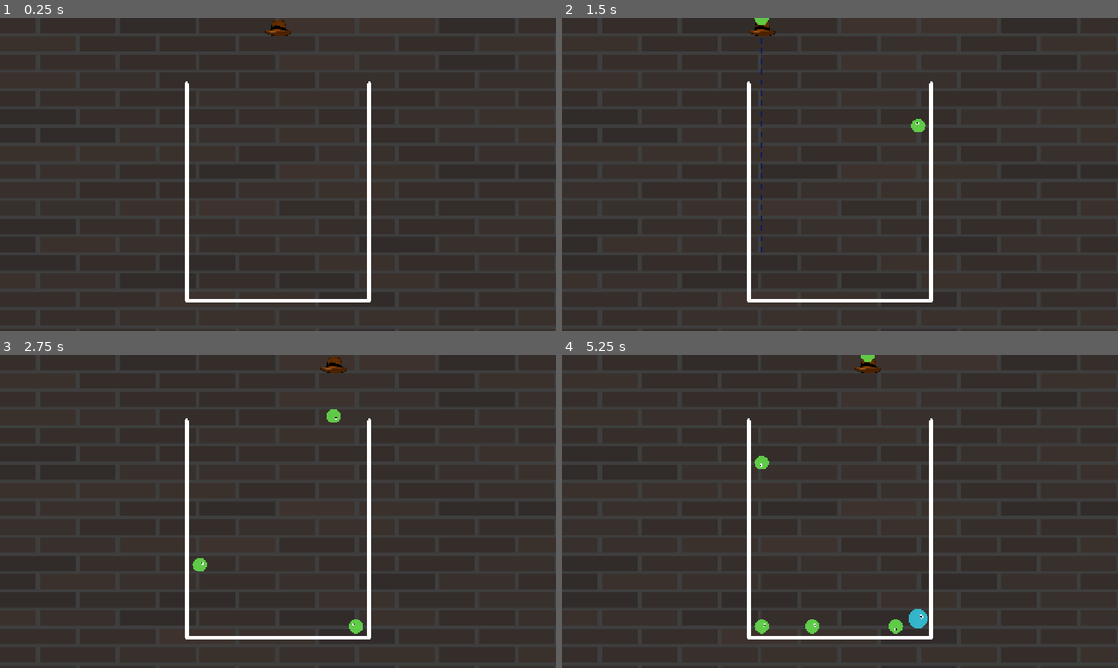
Above: before the commit, frames 1-4 (two rows, left to right).
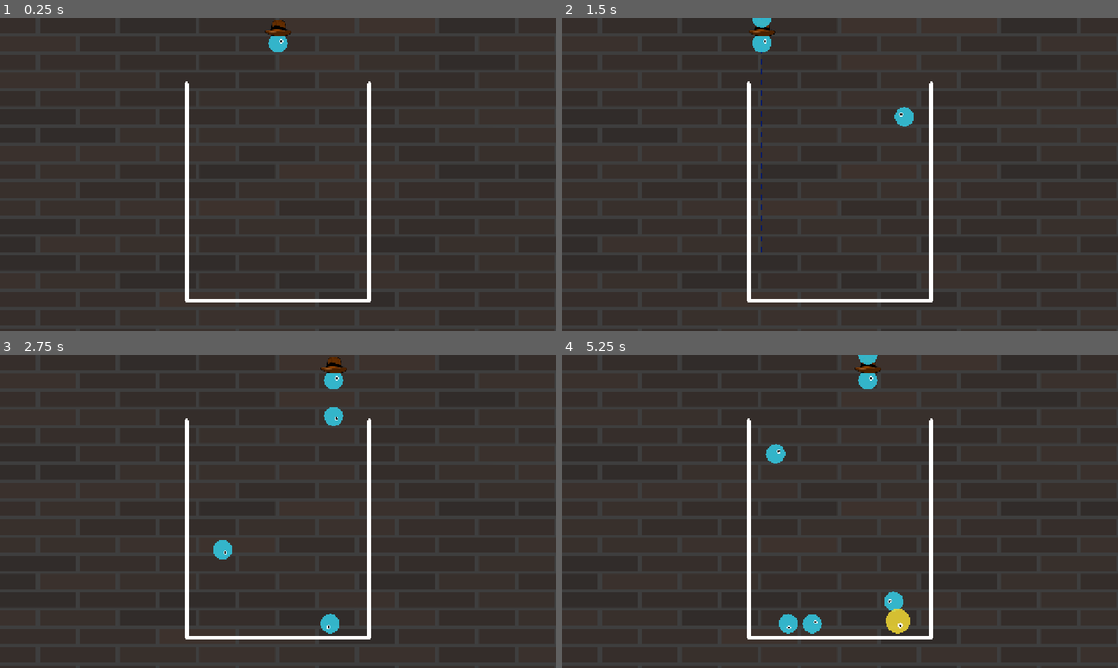
Above: after the commit, the same moments.

Repository: broli/oozecrawler
Game: Godot game, scene res://scenes/Core/main.tscn
The game is run twice, just before and just after one commit, with the same random seed, the same clock (stepped at 60 frames per second) and the same inputs. The project has no main scene, so this scene is started directly.
Inputs (mouse positions are in pixels of both pictures, inside the frame that each line leads up to):
- Up to frame 1 (0.25 s): no input
- Up to frame 2 (1.5 s): tap Enter at 0.5 s; move the mouse to (962, 158) at 0.52 s; click (962, 158) at 0.67 s; move the mouse to (728, 190) at 1.27 s; click (728, 190) at 1.42 s
- Up to frame 3 (2.75 s): move the mouse to (333, 442) at 2.02 s; click (333, 442) at 2.17 s
- Up to frame 4 (5.25 s): move the mouse to (812, 574) at 2.77 s; click (812, 574) at 2.92 s; move the mouse to (1006, 558) at 3.52 s; click (1006, 558) at 3.67 s; move the mouse to (673, 464) at 4.27 s; click (673, 464) at 4.42 s; move the mouse to (867, 511) at 5.02 s; click (867, 511) at 5.17 s

The runs differ from the first frame. In frame 1, 0.1% of the frame differs, in the area x 48-52%, y 5-11%; in frame 2, 0.5%; in frame 3, 0.8%; in frame 4, 1.5%, in the area x 34-66%, y 0-90%.
Error before the commit: Invalid call. Nonexistent function 'set_current_slime_tier' in base 'Node2D (dropper.gd)'. (res://scripts/core/main.gd:38)

Commit message:
feat(dropper): add shared slime visual preview and drop signaling

Diff:
--- a/scripts/Slimes/slime.gd
+++ b/scripts/Slimes/slime.gd
@@ -35,14 +35,25 @@
 	11: {"radius": 130.0, "color": Color(1.0, 0.84, 0.0, 0.9), "score": 10240, "mass": 32.0},
 }
 
+# Static drawing helper callable from outside. not instance related, but class static
+static func draw_visual(canvas: CanvasItem, center: Vector2, target_tier: int) -> void:
+	if not TIER_DATA.has(target_tier):
+		return
+
+	var data: Dictionary = TIER_DATA[target_tier]
+	var radius: float = data["radius"]
+	var color: Color = data["color"]
+
+	# Draw body centered on param vector, with tier data
+	canvas.draw_circle(center, radius, color)
+
+	# Draw eye / details
+	var eye_offset := center + Vector2(radius * 0.35, -radius * 0.2)
+	canvas.draw_circle(eye_offset, radius * 0.2, Color(1, 1, 1, 0.9))
+	canvas.draw_circle(eye_offset, radius * 0.1, Color(0, 0, 0, 0.9))
+
 func _draw() -> void:
-	if TIER_DATA.has(tier):
-		var radious = TIER_DATA[tier]["radius"]
-		var color = TIER_DATA[tier]["color"]
-		draw_circle(Vector2.ZERO,radious,color)
-		var eye_poss := Vector2(radious * 0.35, -radious * 0.2 )
-		draw_circle(eye_poss,radious * 0.2, Color(1,1,1,1))
-		draw_circle(eye_poss,radious * 0.1,Color(0.0, 0.0, 0.0, 1.0))
+	Slime.draw_visual(self, Vector2.ZERO, tier)
 
 func _ready() -> void:
 	apply_tier_properties()
--- a/scripts/characters/dropper.gd
+++ b/scripts/characters/dropper.gd
@@ -1,4 +1,7 @@
 extends Node2D
+
+#signals up
+signal slime_dropped
 
 #Preloads ?
 const SLIME_SCENE = preload("res://scenes/slimes/slime.tscn")
@@ -16,6 +19,7 @@
 
 #internal vars
 var can_drop: bool = true
+var current_slime_tier: int = 0
 
 func _process(_delta: float) -> void:
 	var mouse_x: float = get_global_mouse_position().x
@@ -26,6 +30,9 @@
 	#aim lines have to be dashed gorsh dan it
 	draw_dashed_line(Vector2.ZERO,Vector2(0,540),aimguide_color, 2.0, dash_lenght)
 
+	#we need to show the current slime under the hat
+	Slime.draw_visual(self,Vector2(0.0,60.0),current_slime_tier)
+
 func _unhandled_input(event: InputEvent) -> void:
 	if event is InputEventMouseButton and event.button_index == MOUSE_BUTTON_LEFT and event.is_pressed():
 		if can_drop:
@@ -35,9 +42,15 @@
 	can_drop = false
 
 	var slime = SLIME_SCENE.instantiate()
+	slime.tier = current_slime_tier
 	slime.global_position = global_position
 
 	get_parent().add_child(slime)
+	slime_dropped.emit()
 
 	await get_tree().create_timer(drop_cooldown).timeout
 	can_drop = true
+
+func set_current_slime_tier(new_tier: int) -> void:
+	current_slime_tier = new_tier
+	queue_redraw()
